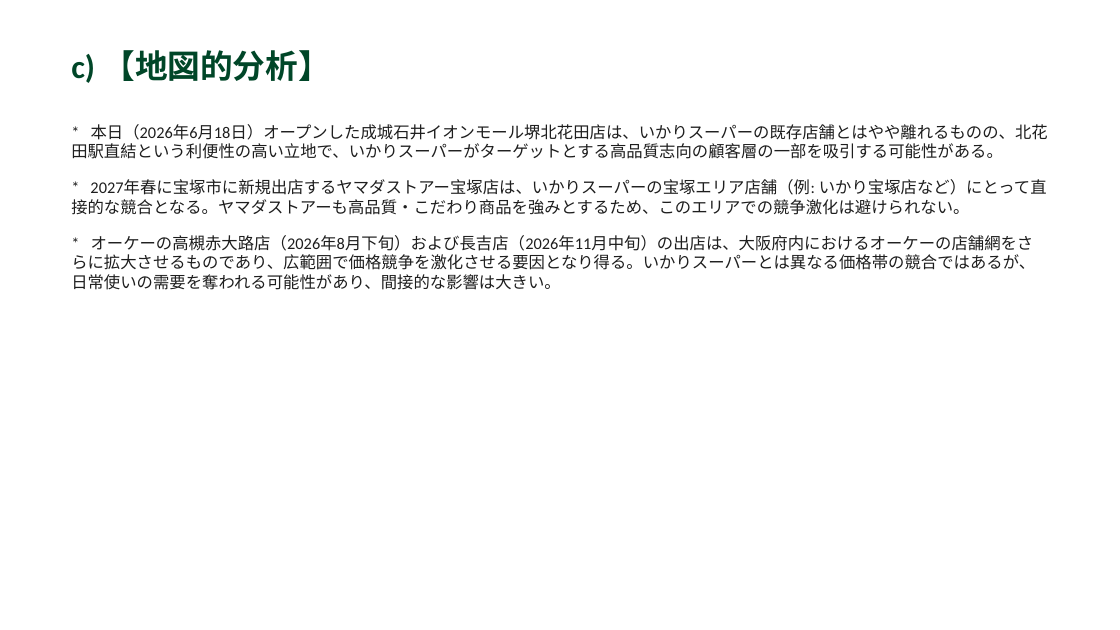
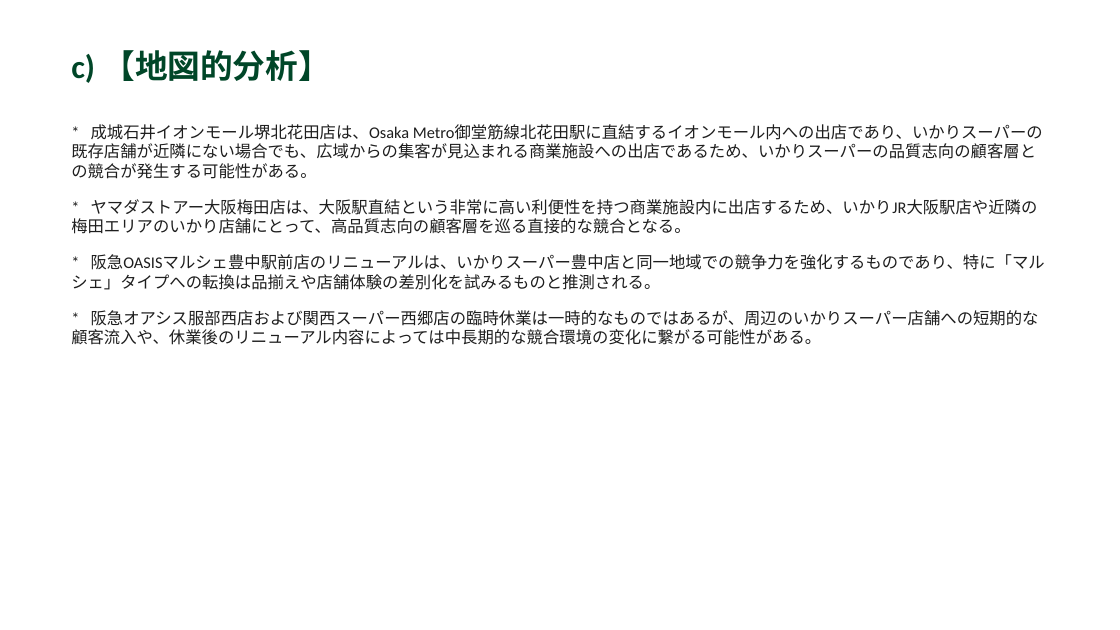
Before and after one commit to yutatbgt-bit/Competitive-research, a slide deck: slide 4 of report/2026_06_18_competitive_report.pptx. Drawn at 1120x630 pixels with LibreOffice and Linux fonts; fonts in the diff are those of the drawing. Boxes give left, top, right and bottom in pixels: in the first picture for what was removed or moved away, otherwise in the second. Text is boxed around its words. In the diff, an @@ line names an element or a change of style, - is before the commit and + after.

```diff
--- a/report/2026_06_18_competitive_report.pptx
+++ b/report/2026_06_18_competitive_report.pptx
@@ text at [71, 124, 1045, 345]: text changed @@
-* 本日（2026年6月18日）オープンした成城石井イオンモール堺北花田店は、いかりスーパーの既存店舗とはやや離れるものの、北花田駅直結という利便性の高い立地で、いかりスーパーがターゲットとする高品質志向の顧客層の一部を吸引する可能性がある。
-* 2027年春に宝塚市に新規出店するヤマダストアー宝塚店は、いかりスーパーの宝塚エリア店舗（例: いかり宝塚店など）にとって直接的な競合となる。ヤマダストアーも高品質・こだわり商品を強みとするため、このエリアでの競争激化は避けられない。
-* オーケーの高槻赤大路店（2026年8月下旬）および長吉店（2026年11月中旬）の出店は、大阪府内におけるオーケーの店舗網をさらに拡大させるものであり、広範囲で価格競争を激化させる要因となり得る。いかりスーパーとは異なる価格帯の競合ではあるが、日常使いの需要を奪われる可能性があり、間接的な影響は大きい。
+* 成城石井イオンモール堺北花田店は、Osaka Metro御堂筋線北花田駅に直結するイオンモール内への出店であり、いかりスーパーの既存店舗が近隣にない場合でも、広域からの集客が見込まれる商業施設への出店であるため、いかりスーパーの品質志向の顧客層との競合が発生する可能性がある。
+* ヤマダストアー大阪梅田店は、大阪駅直結という非常に高い利便性を持つ商業施設内に出店するため、いかりJR大阪駅店や近隣の梅田エリアのいかり店舗にとって、高品質志向の顧客層を巡る直接的な競合となる。
+* 阪急OASISマルシェ豊中駅前店のリニューアルは、いかりスーパー豊中店と同一地域での競争力を強化するものであり、特に「マルシェ」タイプへの転換は品揃えや店舗体験の差別化を試みるものと推測される。
+* 阪急オアシス服部西店および関西スーパー西郷店の臨時休業は一時的なものではあるが、周辺のいかりスーパー店舗への短期的な顧客流入や、休業後のリニューアル内容によっては中長期的な競合環境の変化に繋がる可能性がある。
```
Also in this commit, not shown: 4 other slides changed, 5 other files.
